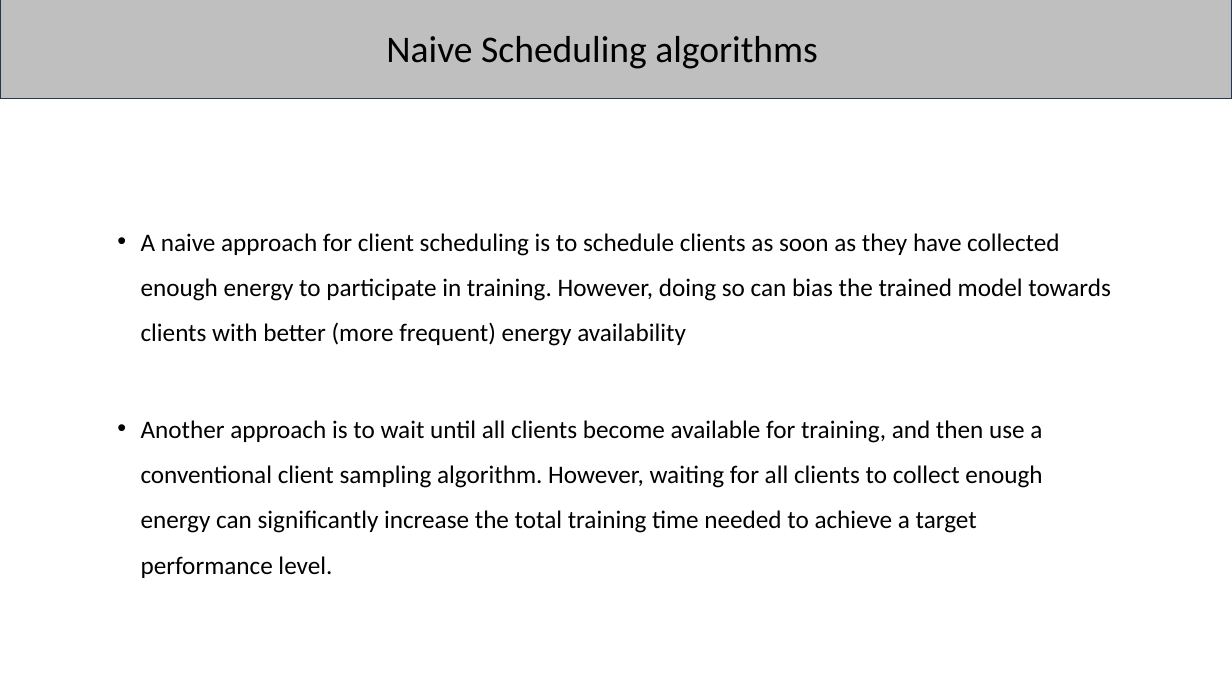
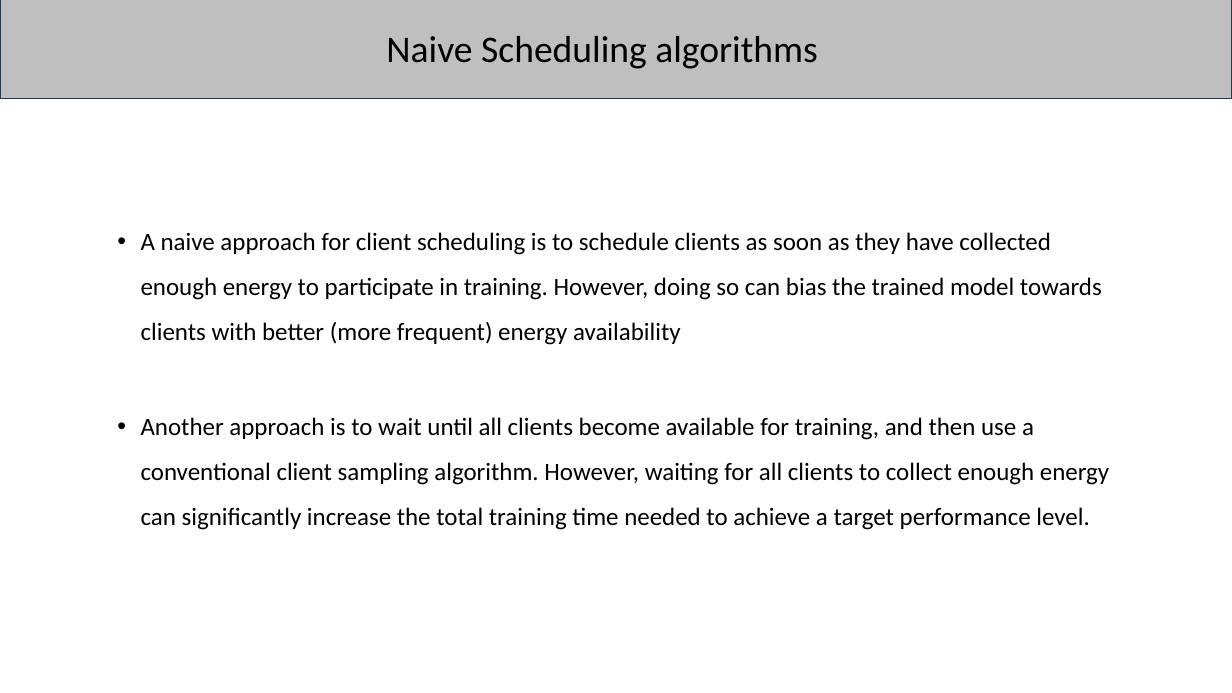
Before and after one commit to prajwalandysam/FYP-Group-3, a slide deck: slide 14 of fyp_3[1]-1.pptx. Drawn at 1232x693 pixels with LibreOffice and Linux fonts; fonts in the diff are those of the drawing. Boxes give left, top, right and bottom in pixels: in the first picture for what was removed or moved away, otherwise in the second. Text is boxed around its words. In the diff, an @@ line names an element or a change of style, - is before the commit and + after.

```diff
--- a/fyp_3[1]-1.pptx
+++ b/fyp_3[1]-1.pptx
@@ text "A naive approach for client ..." at [141,232,1109,530]: size 39.3 to 38.9 pt @@
```
Also in this commit, not shown: 11 other slides changed, 37 other files.
